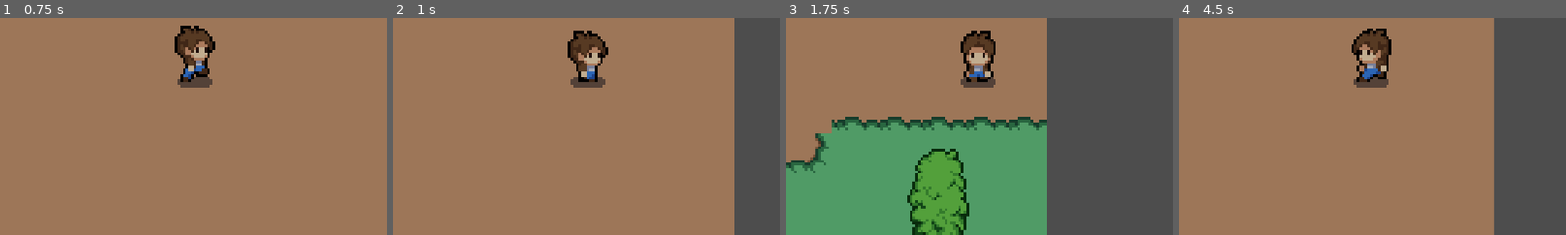
Above: before the commit, frames 1-4 (left to right).
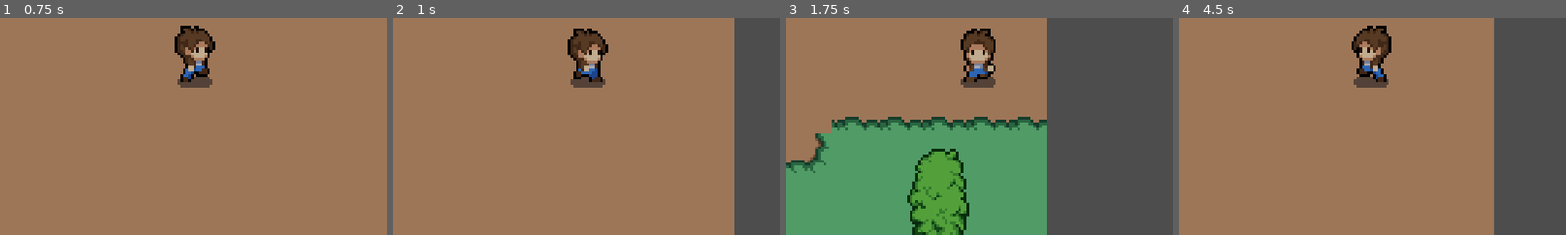
Above: after the commit, the same moments.

Repository: Abbby1007/Danish_The_Explorer
Game: Godot game, scene res://scenes/world.tscn
Two runs of this game, one before a commit and one after it. Both use one fixed random seed, a clock stepped at 60 frames per second and the inputs below.
Inputs:
- Up to frame 1 (0.75 s): tap Enter at 0.5 s; hold Right (ui_right) from 0.53 s (still down); tap E (attack, bound only after the commit) at 0.6 s
- Up to frame 2 (1 s): keep holding Right (ui_right)
- Up to frame 3 (1.75 s): release Right (ui_right) at 1.28 s; hold Down (ui_down) from 1.28 s (still down); tap E (attack, bound only after the commit) at 1.35 s
- Up to frame 4 (4.5 s): release Down (ui_down) at 2.03 s; hold Right (ui_right) 2.03-2.78 s; tap E (attack, bound only after the commit) every 0.75 s from 2.1 to 4.35 s; hold Up (ui_up) 2.78-3.53 s; hold Left (ui_left) from 3.53 s (still down)
The pictures show only the part of the screen within x 25-75%, y 25-75%; the shares and areas given below are measured in that part.

Frame 1 is identical in both runs. In frame 2, 1.0% of the frame differs, in the area x 45-56%, y 4-30%; in frame 3, 1.0%; in frame 4, 1.2%, in the area x 44-55%, y 3-30%.

Commit message:
player attack enemy code

Diff:
--- a/project.godot
+++ b/project.godot
@@ -27,6 +27,14 @@
 
 enabled=PackedStringArray("res://addons/godot_super-wakatime/plugin.cfg")
 
+[input]
+
+attack={
+"deadzone": 0.2,
+"events": [Object(InputEventKey,"resource_local_to_scene":false,"resource_name":"","device":-1,"window_id":0,"alt_pressed":false,"shift_pressed":false,"ctrl_pressed":false,"meta_pressed":false,"pressed":false,"keycode":0,"physical_keycode":69,"key_label":0,"unicode":101,"location":0,"echo":false,"script":null)
+]
+}
+
 [rendering]
 
 textures/canvas_textures/default_texture_filter=0
--- a/scenes/player.tscn
+++ b/scenes/player.tscn
@@ -450,6 +450,10 @@
 [node name="attack_cooldown" type="Timer" parent="."]
 wait_time = 0.5
 
+[node name="deal_attack_timer" type="Timer" parent="."]
+wait_time = 0.5
+
 [connection signal="body_entered" from="player_hitbox" to="." method="_on_player_hitbox_body_entered"]
 [connection signal="body_exited" from="player_hitbox" to="." method="_on_player_hitbox_body_exited"]
 [connection signal="timeout" from="attack_cooldown" to="." method="_on_attack_cooldown_timeout"]
+[connection signal="timeout" from="deal_attack_timer" to="." method="_on_deal_attack_timer_timeout"]
--- a/scripts/player.gd
+++ b/scripts/player.gd
@@ -9,6 +9,9 @@
 var health =  100
 var player_alive = true
 
+#attack variable
+var attack_ip = false
+
 #This function tells the game to have this animation ready when the game starts
 func _ready():
 	$AnimatedSprite2D.play("front_idle")
@@ -17,6 +20,7 @@
 func _physics_process(delta):
 	player_movement(delta)
 	enemy_attack()
+	attack()
 	if health <= 0:
 		player_alive = false  #ADD END SCREEN(RESPAWN OR GO BACK TO MENU)
 		health = 0
@@ -63,27 +67,32 @@
 		if movement == 1:
 			anim.play("side_walk")
 		elif movement == 0:
-			anim.play("side_idle")
+			if attack_ip == false:
+				anim.play("side_idle")
 	elif dir == "left":
 		anim.flip_h = true
 		if movement == 1:
 			anim.play("side_walk")
 		elif movement == 0:
-			anim.play("side_idle")
+			if attack_ip == false:
+				anim.play("side_idle")
 
 	elif dir == "down":
 		anim.flip_h = true
 		if movement == 1:
 			anim.play("front_walk")
 		elif movement == 0:
-			anim.play("front_idle")
+			if attack_ip == false:
+				anim.play("front_idle")
 
 	elif dir == "up":
 		anim.flip_h = true
 		if movement == 1:
 			anim.play("back_walk")
 		elif movement == 0:
-			anim.play("back_idle")
+			if attack_ip == false:
+				anim.play("back_idle")
+
 
 # PLAYER ANIMATION END ----------------------
 
@@ -110,3 +119,30 @@
 #when player timer goes off it sets attack cooldown to true
 func _on_attack_cooldown_timeout():
 	enemy_attack_cooldown = true
+
+func attack():
+	var dir = current_dir
+
+	if Input.is_action_just_pressed("attack"):
+		global.player_current_attack = true
+		attack_ip = true
+		if dir == "right":
+			$AnimatedSprite2D.flip_h = false
+			$AnimatedSprite2D.play("side_attack")
+			$deal_attack_timer.start()
+		if dir == "left":
+			$AnimatedSprite2D.flip_h = true
+			$AnimatedSprite2D.play("side_attack")
+			$deal_attack_timer.start()
+		if dir == "down":
+			$AnimatedSprite2D.play("front_attack")
+			$deal_attack_timer.start()
+		if dir == "up":
+			$AnimatedSprite2D.play("back_attack")
+			$deal_attack_timer.start()
+
+
+func _on_deal_attack_timer_timeout():
+	$deal_attack_timer.stop()
+	global.player_current_attack = false
+	attack_ip = false
